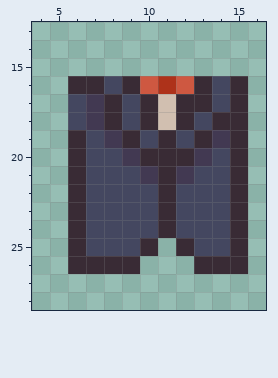
Pixel-art sprite, stored at Assets/Resources/GatsbyBody.png. That is the earlier state.
The file is 48x64 pixels, drawn in blocks of 2x2; one block is one cell here. Shown: x 4..16, y 13..28.
And afterwards:
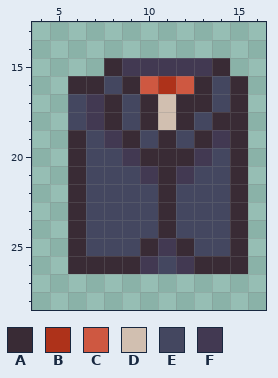
Palette (. is transparent): A #392b35  B #ae321a  C #ce5841  D #d1bfb0  E #444760  F #423952
Commit: another small body fix for the animator
Changes in this commit:
@@ x 4..16 @@
 14 .............
-15 .............
+15 ....AFFFFFA..
 16 ..AAEACBCAEA.
@@ x 8..14 @@
 24 EEEAEEE
-25 EEA.AEE
-26 AA...AA
+25 EEAFAEE
+26 AAFEFAA
 27 .......
Pixel boxes of the changes (left, top, right, bottom) in both pictures:
added: (104, 58, 230, 76)
added: (140, 238, 194, 274)
